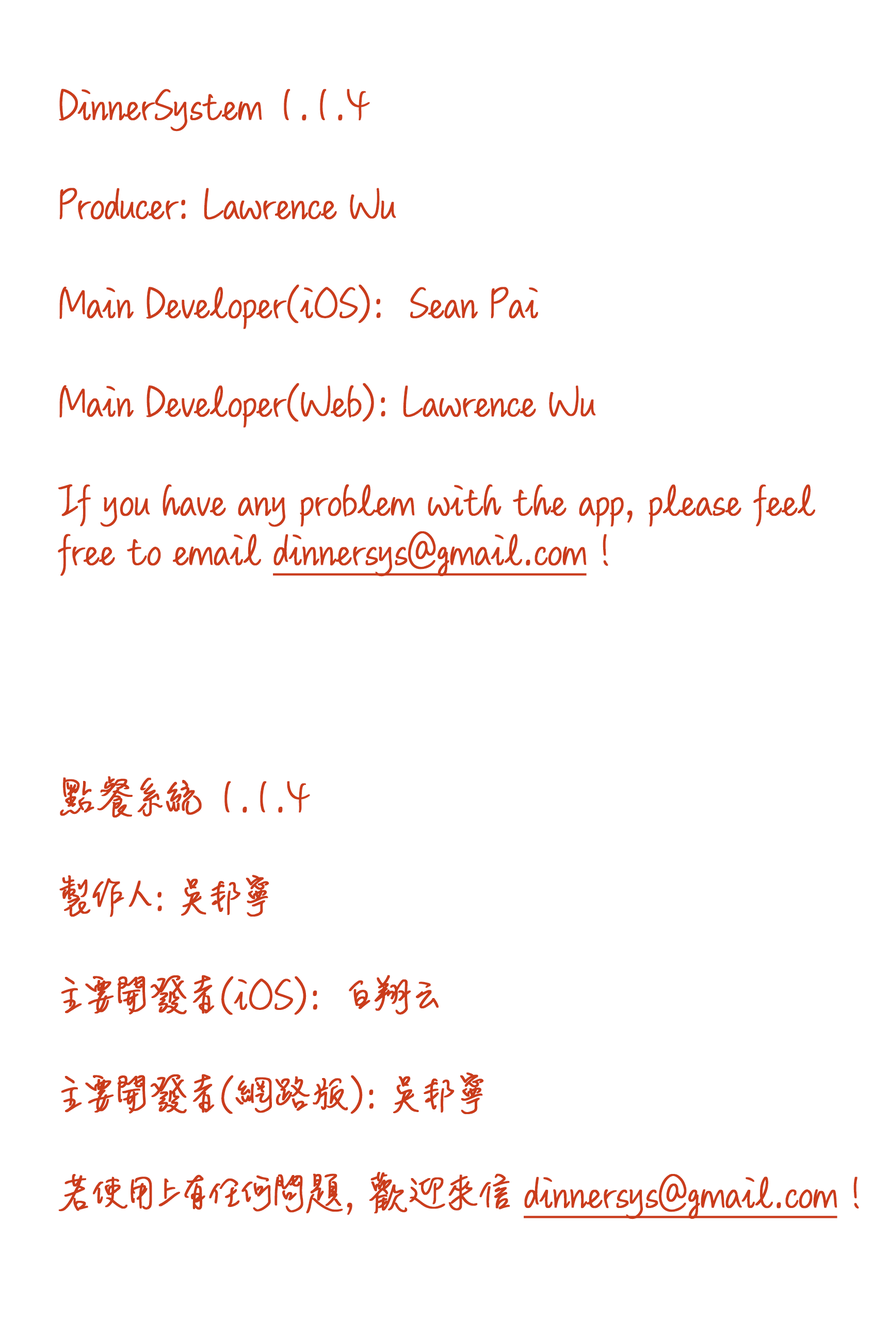
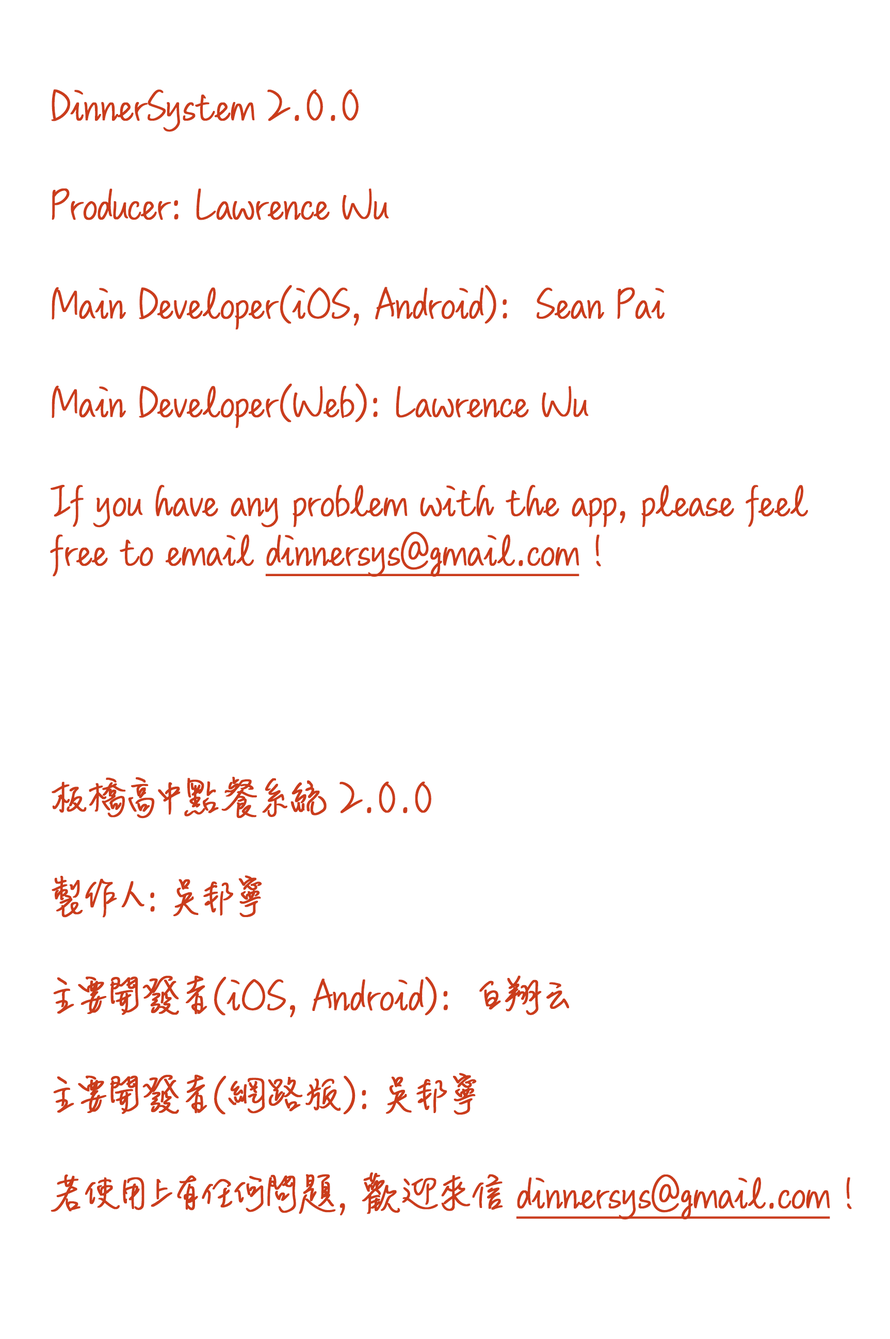
Two versions of the same layered image (890x1339). Layer-by-layer changes:
renamed "DinnerSystem 1.1.4 Producer: Lawrence Wu Main Developer(iOS):" to "DinnerSystem 2.0.0 Producer: Lawrence Wu Main Developer(iOS,", painted on it over (50, 88, 859, 1220)
